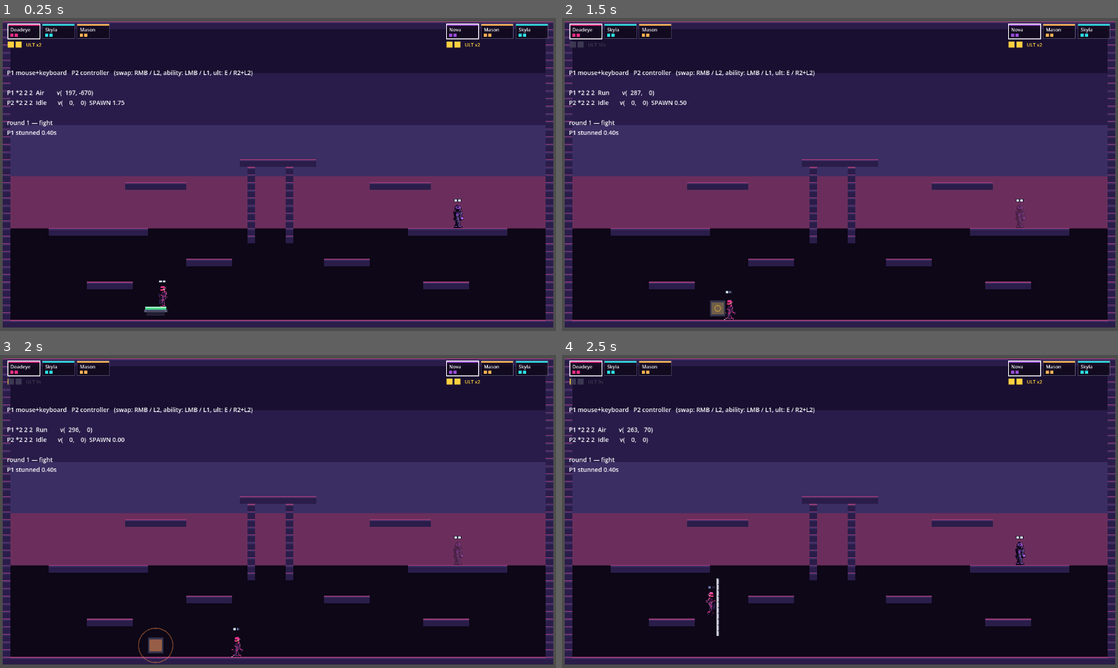
Above: before the commit, frames 1-4 (two rows, left to right).
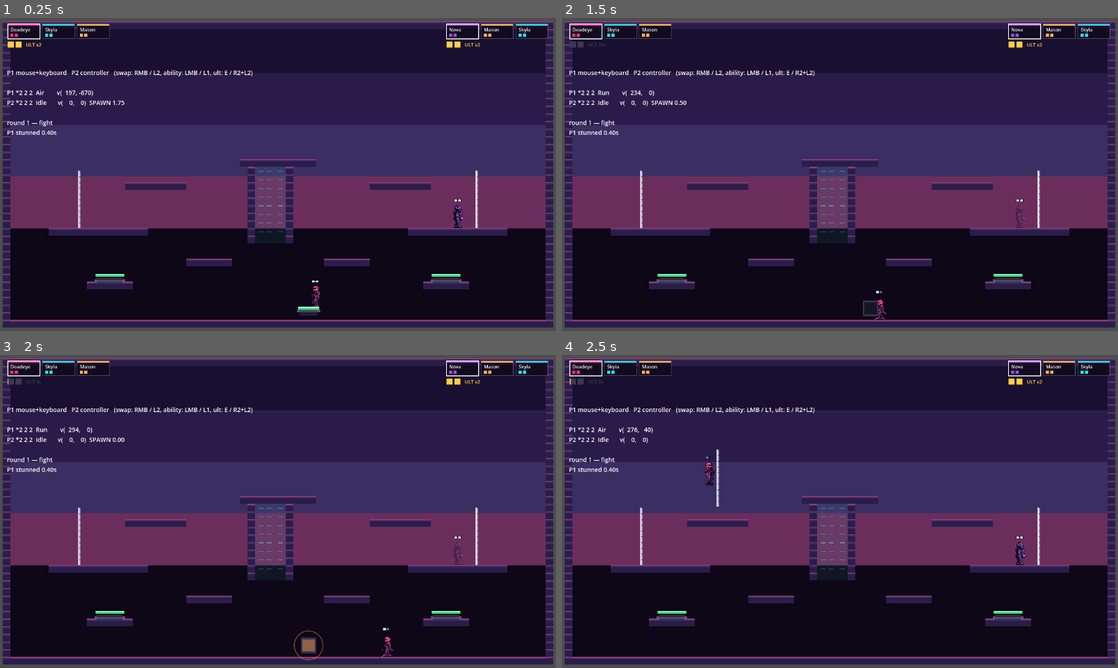
Above: after the commit, the same moments.

Repository: evanli02/stomp-fight-prototype
Game: Godot game, scene res://tests/terrain_harness.tscn
Two runs of this game, one before a commit and one after it. Both use one fixed random seed, a clock stepped at 60 frames per second and the inputs below. This scene is started directly instead of the project's main scene.
Inputs (mouse positions are in pixels of both pictures, inside the frame that each line leads up to):
- Up to frame 1 (0.25 s): no input
- Up to frame 2 (1.5 s): move the mouse to (962, 158) at 0.52 s; hold D from 0.53 s (still down); tap Shift at 0.6 s; click (962, 158) at 0.67 s; tap Space (p0_jump) at 0.77 s; move the mouse to (728, 190) at 1.27 s; tap E at 1.35 s
- Up to frame 3 (2 s): keep holding D; tap Space (p0_jump) at 1.52 s
- Up to frame 4 (2.5 s): move the mouse to (895, 442) at 2.02 s; release D at 2.03 s; hold A from 2.03 s (still down); tap Shift at 2.1 s

The runs differ from the first frame. In frame 1, 0.8% of the frame differs, in the area x 14-86%, y 48-96%; in frame 2, 0.8%; in frame 3, 1.0%, in the area x 13-86%, y 23-99%; in frame 4, 0.9%.

Commit message:
feat(stage): dress Rooftop Rumble with its terrain; slide hold 1.0s -> 0.3s
Slide keeps its speed for 0.3s now instead of a full second. Long enough that
entering at a run is worth doing, short enough that it is a commitment again.

Rooftop Rumble finally has the terrain DESIGN 6.3 specifies for it, so the
elements built last commit are reachable in play rather than only in a harness:
antennas (poles) on both rooftops, awning springs on the low ledges, and one
wind corridor — an updraft in the shaft between the buildings. The updraft is
deliberately weaker than gravity: it makes the shaft climbable with wall jumps
rather than climbing it for you.

Everything is placed clear of the open street. The street is the b-hop runway,
and it is the one part of the stage that is supposed to stay empty.

The terrain harness moved its test column twice as a result, both times because
the stage now has things in it: the general column to x=640, and the pole check
into open sky at (320, 250). That second one was worth chasing — the leap itself
was correct, and the player was clipping the bottom corner of a shaft wall four
frames later. A leap that hits a wall measures the wall.

Terrain 24, movement 69, combat 33, match 97. All passing.

Co-Authored-By: Claude Opus 5 <noreply@anthropic.com>

Diff:
--- a/src/config/movement_config.gd
+++ b/src/config/movement_config.gd
@@ -73,7 +73,7 @@
 ## Speed is untouched for this long after the slide starts. Entering a slide at
 ## a capped run should be worth doing — paying friction immediately made it a
 ## way to stop, not a way to travel.
-@export var slide_hold_time: float = 1.0
+@export var slide_hold_time: float = 0.3
 @export var slide_friction: float = 260.0        ## px/s^2 bled after the hold
 @export var slide_momentum_decay: float = 0.8    ## momentum_charge lost per second sliding
 @export var slide_exit_speed: float = 90.0       ## slower than this and the slide is over
--- a/src/config/movement_config.tres
+++ b/src/config/movement_config.tres
@@ -42,7 +42,7 @@
 duel_juice_mult = 1.2
 duel_window_frames = 4
 slide_min_speed = 200.0
-slide_hold_time = 1.0
+slide_hold_time = 0.3
 slide_friction = 260.0
 slide_momentum_decay = 0.8
 slide_exit_speed = 90.0
--- a/src/stage/duel.gd
+++ b/src/stage/duel.gd
@@ -45,6 +45,7 @@
 func _ready() -> void:
 	_blocks = _arena_blocks()
 	Arena.build(self, _blocks)
+	_build_terrain()
 	for i in players.size():
 		players[i].player_id = i
 		players[i].team_id = i
@@ -111,6 +112,39 @@
 	])
 	return blocks
 
+## Rooftop Rumble's terrain, exactly the set DESIGN 6.3 calls for: antennas to
+## grab, awnings to bounce off, and one wind corridor between the buildings.
+##
+## Every element is placed clear of the open street, because the street is the
+## b-hop runway and putting anything on it would take away the one part of the
+## stage that is deliberately empty.
+func _build_terrain() -> void:
+	# Antennas: a pole on each rooftop. The movement reset button, parked exactly
+	# where a player who has just been chased across the map wants one.
+	for x in [160.0, 992.0]:
+		var pole := Pole.new()
+		pole.size = Vector2(8, 120)
+		pole.position = Vector2(x, 372)
+		add_child(pole)
+
+	# Awnings: springs on the low ledges, narrow enough to be aimed at rather
+	# than fallen onto.
+	for x in [224.0, 928.0]:
+		var spring := JumpSpring.new()
+		spring.size = Vector2(64, 16)
+		spring.position = Vector2(x, 536)
+		spring.launch_velocity = Vector2(0, -760)
+		add_child(spring)
+
+	# Wind corridor: an updraft in the shaft between the buildings. It does not
+	# beat gravity on its own — it makes the shaft climbable with wall jumps
+	# rather than climbing it for you.
+	var wind := WindZone.new()
+	wind.size = Vector2(64, 160)
+	wind.position = Vector2(560, 384)
+	wind.force = Vector2(0, -420)
+	add_child(wind)
+
 func _draw() -> void:
 	# Horizon sits on the rooftop line: sky above, dark city below.
 	Arena.draw_sky(self, Vector2(ARENA) * float(Arena.TILE), SKY, HORIZON)
--- a/tests/movement_harness.gd
+++ b/tests/movement_harness.gd
@@ -485,11 +485,12 @@
 		state() == "Slide" and _player.dash_charges_left == charges_before,
 		"state=%s charges=%d" % [state(), _player.dash_charges_left])
 
-	# The opening of the slide is free: speed carried in is speed kept.
-	await step(30)
+	# The opening of the slide is free: speed carried in is speed kept. Sampled
+	# inside slide_hold_time (0.3s), not after it.
+	await step(12)
 	check("the slide holds its speed at first",
 		absf(_player.velocity.x) >= entry_speed - 6.0 and state() == "Slide",
-		"%.1f -> %.1f after 0.5s (state=%s)" % [entry_speed, absf(_player.velocity.x), state()])
+		"%.1f -> %.1f after 0.2s (state=%s)" % [entry_speed, absf(_player.velocity.x), state()])
 	check("momentum is held through the opening too",
 		_player.momentum_charge >= entry_charge - 0.02,
 		"%.2f -> %.2f" % [entry_charge, _player.momentum_charge])
--- a/tests/terrain_harness.gd
+++ b/tests/terrain_harness.gd
@@ -8,7 +8,13 @@
 ## Exits non-zero if any check fails.
 
 const FLOOR_Y: float = 600.0
-const TEST_X: float = 320.0
+## Empty air in the middle of the stage. Rooftop Rumble now has its own terrain
+## in it, and a check that lands on a stage spring is measuring the wrong thing.
+const TEST_X: float = 640.0
+## Open sky above the left half of the stage. The pole check needs room to leap
+## into: at street level every direction runs into stage geometry within a few
+## frames, and a leap that clips a wall measures the wall.
+const POLE_AT: Vector2 = Vector2(320, 250)
 
 var _failures: int = 0
 var _stage: Node2D
@@ -150,7 +156,7 @@
 	var a: Portal = await place_element(Portal.new(),
 		Vector2(TEST_X, FLOOR_Y - 60), Vector2(32, 48))
 	var b: Portal = await place_element(Portal.new(),
-		Vector2(TEST_X + 260, FLOOR_Y - 60), Vector2(32, 48))
+		Vector2(TEST_X + 200, FLOOR_Y - 60), Vector2(32, 48))
 	a.linked_portal = a.get_path_to(b)
 	b.linked_portal = b.get_path_to(a)
 	# Speed has to be sampled on the frame BEFORE the jump: the approach is a
@@ -197,9 +203,8 @@
 	await step(2)
 
 func _check_pole() -> void:
-	await park(Vector2(TEST_X - 60, FLOOR_Y - 80), Vector2(380, -200))
-	var pole: Pole = await place_element(Pole.new(),
-		Vector2(TEST_X, FLOOR_Y - 80), Vector2(8, 120))
+	await park(POLE_AT - Vector2(60, 0), Vector2(380, -200))
+	var pole: Pole = await place_element(Pole.new(), POLE_AT, Vector2(8, 120))
 	await step(12)
 	check("grabbing a pole enters PoleClimb",
 		_p.state_machine.state_name() == &"PoleClimb",
Not shown, changed: docs/IMPLEMENTATION.md
